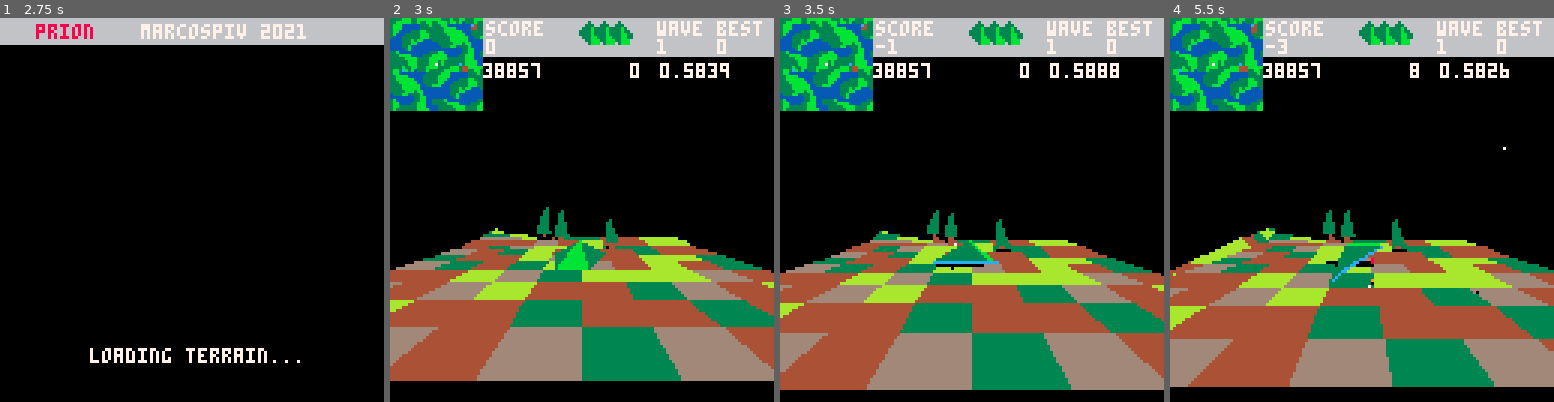
Above: before the commit, frames 1-4 (left to right).
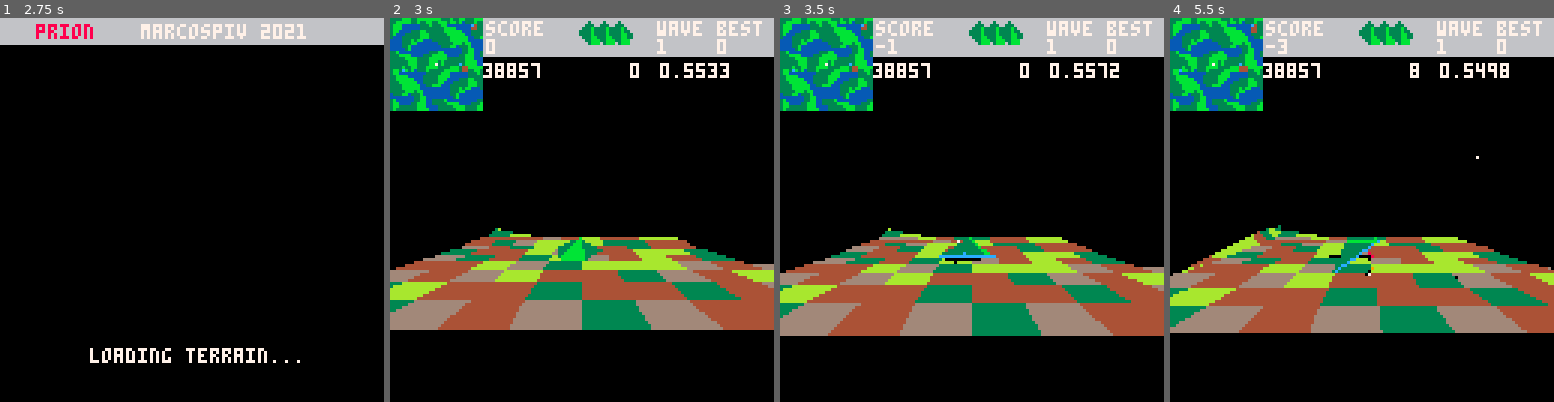
Above: after the commit, the same moments.

Repository: tpnk-dev/prion-pico8
Game: PICO-8 cartridge main.p8
The game is run twice, just before and just after one commit, with the same random seed, the same clock (stepped at 60 frames per second) and the same inputs.
Inputs:
- Up to frame 1 (2.75 s): tap X (X key) at 0.33, 1.07, 1.85 s; tap O (Z key) at 0.7, 1.7, 2.1, 2.5 s; hold Right 1.6-2.1 s; hold Up 2.15-2.42 s; hold Right from 2.47 s (still down)
- Up to frame 2 (3 s): keep holding Right; tap O (Z key) at 2.9 s; tap X (X key) at 2.97 s
- Up to frame 3 (3.5 s): release Right at 3.03 s; hold Left from 3.08 s (still down); tap O (Z key) at 3.3 s
- Up to frame 4 (5.5 s): release Left at 3.58 s; hold Down 3.63-3.97 s; tap O (Z key) every 0.4 s from 3.7 to 5.3 s; hold Right 4.02-4.68 s; tap X (X key) at 4.08, 5.2 s; hold Up 4.73-5.03 s; hold Left from 5.08 s (still down)

Frame 1 is identical in both runs. In frame 2, 30% of the frame differs, in the area x 0-100%, y 12-95%; in frame 3, 32%; in frame 4, 33%, in the area x 0-100%, y 11-97%.

Commit message:
Add bin buffer and smooth height

Diff:
--- a/zarchy_engine.lua
+++ b/zarchy_engine.lua
@@ -10,6 +10,8 @@
 terrain_size = 0
 -- MESH SETTINGS
 mesh_leftmost_x,mesh_rightmost_x,mesh_upmost_z,mesh_downmost_z=-33,33,33,-33
+mesh_numfaces=12
+mesh_numverts=mesh_numfaces + 1
 -- SECTOR SETTINGS
 NUMSECTS=30 --terrain_numfaces MUST BE DIVISIBLE BY THIS!
 -- MINIMAP SETTINGS
@@ -19,17 +21,24 @@
 -- PROJECTION SETTINGS
 K_SCREEN_SCALE,K_X_CENTER,K_Y_CENTER,Z_CLIP,Z_MAX=80,63,63,-3,-300
 -- CAMERA SETTINGS
-cam_x,cam_y,cam_z, CAM_DIST_TERRAIN=0,0,0,110
+cam_x,cam_y,cam_z, CAM_DIST_TERRAIN=0,0,0,125
 cam_ax,cam_ay,cam_az = 0,0.5,0
 -- PLAYER GLOBAL PARAMS
 player, mov_tiles_x,mov_tiles_z,sub_mov_x,sub_mov_z,t_height_player,t_height_player_smooth=nil,0,0,0,0,0,0
 -- RENDER STUFF
-to_draw, game_objects3d={},{}
+depth_buffer, game_objects3d={},{}
 -- cam_matrix_transform
 sx,sy,sz,cx,cy,cz=sin(cam_ax),sin(cam_ay),sin(cam_az),cos(cam_ax),cos(cam_ay),cos(cam_az)
 cam_mat00,cam_mat10,cam_mat20,cam_mat01,cam_mat11,cam_mat21,cam_mat02,cam_mat12,cam_mat22=cz*cy,-sz,cz*sy,cx*sz*cy+sx*sy,cx*cz,cx*sz*sy-sx*cy,sx*sz*cy-cx*sy,sx*cz,sx*sz*sy+cx*cy
 -- other
 NOP=function()end
+
+function clear_depth_buffer()
+    for i=0, mesh_numfaces-1 do depth_buffer[i] = {} end
+end
+
+clear_depth_buffer()
+
 
 function init_terrain()
     -- TERRAIN SETTINGS
@@ -37,14 +46,13 @@
     generate_terrain()
     terrain_numfaces=TERRAIN_NUMVERTS-1
     terrain_size=TERRAIN_NUMVERTS*TILE_SIZE
-    -- MESH SETTINGS
-    mesh_numfaces=12
-    mesh_numverts=mesh_numfaces + 1
     -- SECTOR SETTINGS
     sector_numfaces=terrain_numfaces/NUMSECTS
     save_map_memory()
 end
 
+
+
 function trunc_terrain(object)
     object.x %= (terrain_size)
     object.z %= (terrain_size)
@@ -58,17 +66,26 @@
     return (1-perc)*tar + perc*pos;
 end
 
+
 function get_height_smooth(object)
-    local sub_mov_x,sub_mov_z=(object.x/TILE_SIZE)%1,(object.z/TILE_SIZE)%1
-    local mov_tiles_x,mov_tiles_z=get_tileid(object.x),get_tileid(object.z)
-
-    local next_tile_x = sgn(flr(sub_mov_x-0.5))
-    local next_tile_z = sgn(flr(sub_mov_z-0.5))
-    local dist_next_tile_x = abs(sgn(flr(sub_mov_x-0.5))-(sub_mov_x-0.5))
-    local dist_next_tile_z = abs(sgn(flr(sub_mov_z-0.5))-(sub_mov_z-0.5))
-    local dist_next_tile = abs(dist_next_tile_x+dist_next_tile_z)/2
-
-    return lerp(get_height_id((mov_tiles_x+next_tile_x)%terrain_numfaces,(mov_tiles_z+next_tile_z)%terrain_numfaces),get_height_id(mov_tiles_x,mov_tiles_z),dist_next_tile)
+    sub_mov_x,sub_mov_z =(object.x/TILE_SIZE)%1, (object.z/TILE_SIZE)%1
+
+    local p1_x,p1_z=(object.x\TILE_SIZE)*TILE_SIZE,(object.z\TILE_SIZE)*TILE_SIZE
+    local p1_y=get_height_pos(p1_x,p1_z)
+
+    local p2_x,p2_z=(p1_x+TILE_SIZE)%terrain_size,p1_z
+    local p2_y=get_height_pos(p2_x,p2_z)
+
+    local p3_x,p3_z=p1_x,(p1_z+TILE_SIZE)%terrain_size
+    local p3_y=get_height_pos(p3_x,p3_z)
+
+    local p4_x,p4_z=(p1_x+TILE_SIZE)%terrain_size,(p1_z+TILE_SIZE)%terrain_size
+    local p4_y=get_height_pos(p4_x,p4_z)
+
+    local yleft = p1_y + (p2_y - p1_y) * sub_mov_x;
+    local yright = p3_y + (p4_y - p3_y) * sub_mov_x;
+
+    return yleft + (yright - yleft) * sub_mov_z;
 end
 
 function get_type_id(idx,idz)
@@ -113,50 +130,6 @@
     if (is_inside_cam_cone_z(z-terrain_size)) d_z = z-terrain_size
     if (is_inside_cam_cone_z(z+terrain_size)) d_z = z+terrain_size
     return d_x,d_z
-end
-
--- #casualeffects/morgan3D heap sort, credits to them
-function ce_heap_sort(data)
-    local n = #data
-    for i = flr(n / 2) + 1, 1, -1 do
-        local parent, value, m = i, data[i], i + i
-        local key = value.d_z
-
-        while m <= n do
-            if ((m < n) and (data[m + 1].d_z  > data[m].d_z )) m += 1
-            local mval = data[m]
-            if (key > mval.d_z ) break
-            data[parent] = mval
-            parent = m
-            m += m
-        end
-        data[parent] = value
-    end
-
-    for i = n, 2, -1 do
-        local value = data[i]
-        data[i], data[1] = data[1], value
-
-        local parent, terminate, m = 1, i - 1, 2
-        local key = value.d_z
-
-        while m <= terminate do
-            local mval = data[m]
-            local mkey = mval.d_z
-            if (m < terminate) and (data[m + 1].d_z  > mkey) then
-                m += 1
-                mval = data[m]
-                mkey = mval.d_z
-            end
-            if (key > mkey) break
-            data[parent] = mval
-            parent = m
-            m += m
-        end
-
-        data[parent] = value
-    end
-
 end
 
 -- #electricgryphon's/ trifill method, credits to them
@@ -394,13 +367,19 @@
     for i=#game_objects3d,1,-1 do
         local game_object = game_objects3d[i]
         game_object:transform()
-        if(is_inside_cam_cone_z(game_object.d_z) and is_inside_cam_cone_x(game_object.d_x) and is_inside_cam_cone_y(game_object.y)) add(to_draw, game_objects3d[i]) game_objects3d[i].is_visible=true
+        if(is_inside_cam_cone_z(game_object.d_z) and is_inside_cam_cone_x(game_object.d_x) and is_inside_cam_cone_y(game_object.y)) game_object.is_visible=true add(depth_buffer[abs(game_object.d_z-mesh_downmost_z*TILE_SIZE)\TILE_SIZE], game_object)  --add(to_draw, game_objects3d[i])
+    end
+
+    for i=#depth_buffer, 0, -1 do
+        for z=1,#depth_buffer[i] do
+            depth_buffer[i][z]:draw()
+        end
     end
 
     --print(#to_draw,40,20, 6)
-    if (#to_draw>0) ce_heap_sort(to_draw) for i=#to_draw, 1, -1 do to_draw[i]:draw() end
-
-    to_draw = {}
+    --if (#to_draw>0) ce_heap_sort(to_draw) for i=#to_draw, 1, -1 do to_draw[i]:draw() end
+
+    clear_depth_buffer()
 end
 
 function update_view()
@@ -549,7 +528,6 @@
     return sprite3d
 end
 function create_object3d(obj_id,x,y,z,ay,ax,az,update_func,start_func,vx,vy,vz,no_shadow,is_terrain)
-
     local object3d = {
         x = x,
         y = y,
@@ -576,14 +554,14 @@
     local no_shadow = no_shadow or false
 
     if(is_terrain) then
-        add(to_draw, object3d)
+        add(depth_buffer[abs(object3d.z-mesh_downmost_z*TILE_SIZE)\TILE_SIZE], object3d)
     else
         add(game_objects3d, object3d)
         if(not no_shadow) then
             --shadow is the next obj in obj_data
             object3d.shadow = create_object3d(
                                 obj_id + 1, 0,0,-0.1,0,0,0,
-                                function(shadow) shadow.x = object3d.x shadow.z = object3d.z + 1 shadow.y = get_height_pos(object3d.x,object3d.z) shadow.ay = object3d.ay end,
+                                function(shadow) shadow.x = object3d.x shadow.z = object3d.z + 1 shadow.y=get_height_smooth(object3d) shadow.ay = object3d.ay end,
                                 nil,nil,nil,nil,true,false)
 
         end
